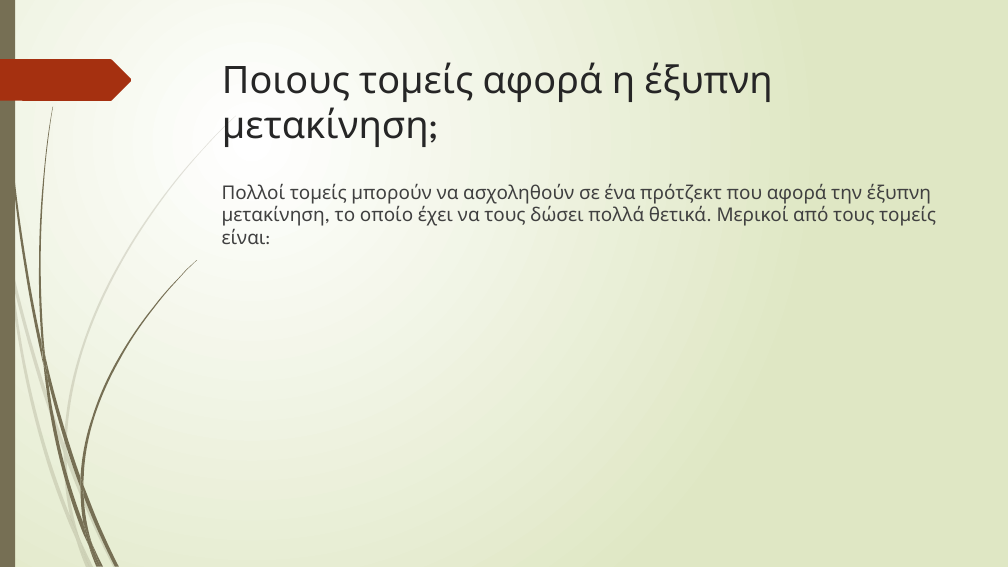
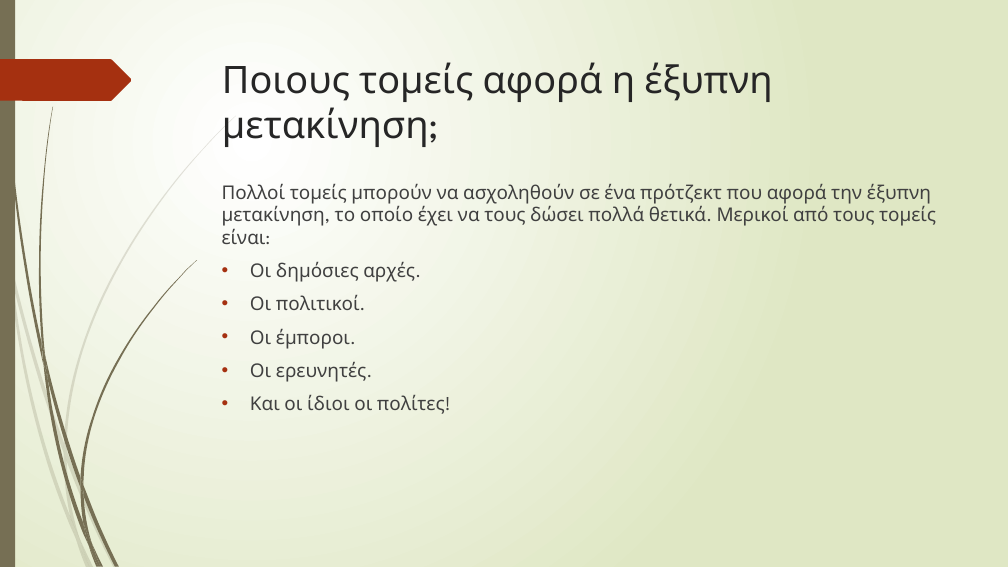
Before and after one commit to GeorgeMC2610/Contiki-Cooja-Simulations, a slide deck: slide 15 of final/p19204.pptx. Drawn at 1008x567 pixels with LibreOffice and Linux fonts; fonts in the diff are those of the drawing. Boxes give left, top, right and bottom in pixels: in the first picture for what was removed or moved away, otherwise in the second. Text is boxed around its words. In the diff, an @@ line names an element or a change of style, - is before the commit and + after.

```diff
--- a/final/p19204.pptx
+++ b/final/p19204.pptx
@@ text at (x1=250, y1=261, x2=445, y2=414): paragraphs added @@
+• Οι δημόσιες αρχές.
+• Οι πολιτικοί.
+• Οι έμποροι.
+• Οι ερευνητές.
+• Και οι ίδιοι οι πολίτες!
```
Also in this commit, not shown: 3 slides added.
